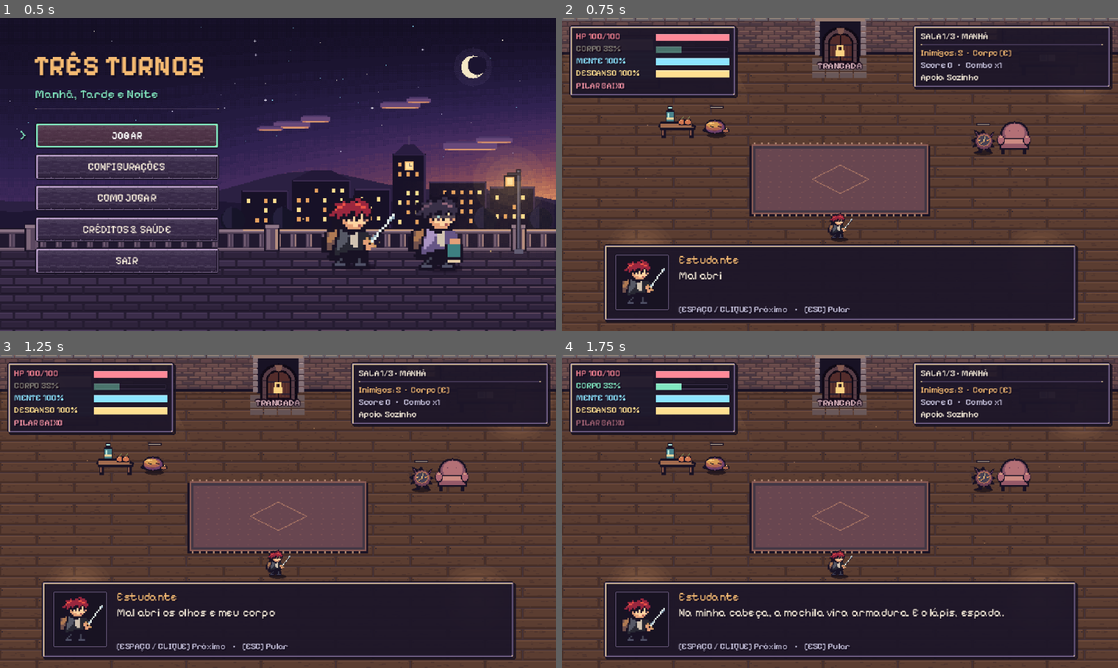
Above: before the commit, frames 1-4 (two rows, left to right).
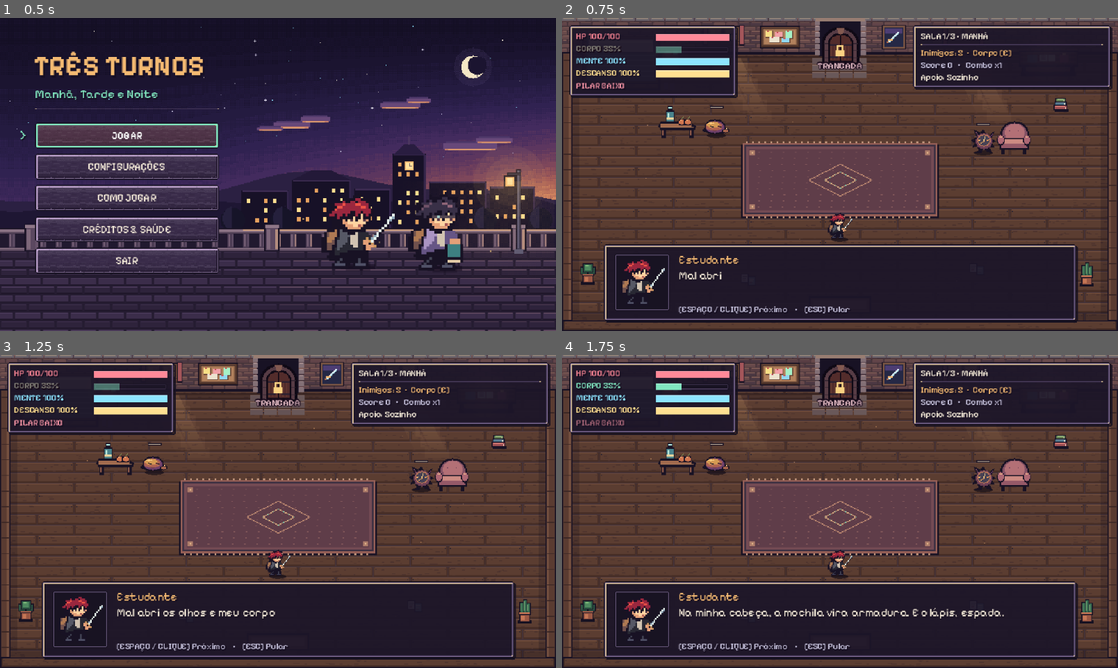
Above: after the commit, the same moments.

Repository: Honorato1337/sasi-game-jam-2026
Game: Godot game, scene res://scenes/levels/arena.tscn
Same seed, same stepped clock (60 frames per second), same inputs: the game is played once before the commit and once after it.
Inputs (mouse positions are in pixels of both pictures, inside the frame that each line leads up to):
- Up to frame 1 (0.5 s): no input
- Up to frame 2 (0.75 s): click "JOGAR" at 0.5 s
- Up to frame 3 (1.25 s): no input
- Up to frame 4 (1.75 s): tap Enter at 1.25 s; move the mouse to (962, 495) at 1.27 s; hold D (move_right) from 1.28 s (still down); tap Space (attack) at 1.35 s; click (962, 495) at 1.42 s

Frame 1 is identical in both runs. In frame 2, 5.7% of the frame differs, in the area x 0-100%, y 2-100%; in frame 3, 5.7%; in frame 4, 5.7%.

Commit message:
art: enrich all three room maps with storytelling props, framing, and live ambient lighting

Diff:
--- a/sasi-game-jam-2026/scenes/levels/arena.gd
+++ b/sasi-game-jam-2026/scenes/levels/arena.gd
@@ -448,8 +448,33 @@
 
 func _draw_atmosphere() -> void:
 	var tint: Color = ROOM_LIGHT[GameManager.room - 1]
-	for point: Vector2 in [Vector2(43, 52), Vector2(595, 60), Vector2(90, 275), Vector2(549, 282)]:
-		_draw_halo(point, 42.0, tint, 0.025)
+	var shimmer: float = 0.5 + 0.5 * sin(_ambient_time * 2.2)
+	match GameManager.room:
+		1:
+			for beam_x: float in [186.0, 462.0]:
+				_draw_sunbeam(beam_x, 46.0, 72.0, Color("#ffd38a"), 0.032 + shimmer * 0.015)
+			_draw_halo(Vector2(122, 42), 24.0, Color("#ffb970"), 0.025 + shimmer * 0.010)
+			_draw_halo(Vector2(558, 44), 32.0, Color("#ffd38a"), 0.026 + shimmer * 0.010)
+		2:
+			_draw_sunbeam(196.0, 46.0, 74.0, Color("#f2b872"), 0.026 + shimmer * 0.012)
+			for screen_pos: Vector2 in [
+				Vector2(44, 92), Vector2(44, 179), Vector2(596, 92), Vector2(596, 179),
+			]:
+				var screen_tint: Color = Color("#74e5ff") if screen_pos.x < 320.0 else Color("#ffcb80")
+				_draw_halo(screen_pos, 32.0, screen_tint, 0.028 + shimmer * 0.012)
+		3:
+			for step: int in range(6):
+				var frac: float = float(step) / 6.0
+				var width: float = 34.0 + frac * 14.0
+				var moon_color := Color(0.58, 0.74, 0.96, (1.0 - frac) * (0.045 + shimmer * 0.015))
+				_atmosphere.draw_rect(Rect2(320.0 - width * 0.5, 44.0 + frac * 70.0, width, 12.0), moon_color)
+			_draw_halo(Vector2(476, 22), 36.0, Color("#f8c170"), 0.038 + 0.015 * sin(_ambient_time * 5.0))
+			for idx: int in range(4):
+				var candle: Vector2 = [Vector2(30, 300), Vector2(600, 300), Vector2(30, 102), Vector2(600, 106)][idx]
+				var flicker: float = 0.032 + 0.014 * sin(_ambient_time * 7.0 + float(idx) * 1.7)
+				_draw_halo(candle, 28.0, Color("#ffbd6b"), flicker)
+			_draw_ley_pulses()
+
 	if _door.visible and _door_open:
 		_draw_halo(_door.position + Vector2(0, 14), 36.0, Color("#c9ff7a"),
 				0.045 + 0.014 * sin(_ambient_time * 4.0))
@@ -457,8 +482,37 @@
 		var phase: float = index * 2.39996
 		var drift: Vector2 = Vector2(sin(_ambient_time * 0.4 + phase) * 11.0,
 				cos(_ambient_time * 0.6 + phase) * 8.0)
-		tint.a = 0.20 + 0.12 * sin(_ambient_time * 1.2 + phase)
+		tint.a = 0.22 + 0.14 * sin(_ambient_time * 1.2 + phase)
 		_atmosphere.draw_rect(Rect2((_dust_origins[index] + drift).round(), Vector2.ONE), tint)
+
+
+func _draw_sunbeam(origin_x: float, start_y: float, length: float, color: Color, opacity: float) -> void:
+	for step: int in range(6):
+		var frac: float = float(step) / 6.0
+		var py: float = start_y + frac * length
+		var px: float = origin_x + frac * length * 0.45
+		color.a = opacity * (1.0 - frac * 0.55)
+		_atmosphere.draw_rect(Rect2(Vector2(px, py).round(), Vector2(28, 12)), color)
+
+
+func _draw_ley_pulses() -> void:
+	var center := Vector2(320, 175)
+	var conduits: Array = [
+		[Vector2(320, 116), GameManager.mind, Color("#8de5ff")],
+		[Vector2(158, 270), GameManager.body, Color("#80f1a8")],
+		[Vector2(482, 270), GameManager.rest, Color("#ffe091")],
+	]
+	for entry_idx: int in range(conduits.size()):
+		var entry: Array = conduits[entry_idx]
+		var anchor: Vector2 = entry[0] as Vector2
+		var value: float = float(entry[1])
+		var critical: bool = value < 40.0
+		var pulse_color: Color = Color("#ff435b") if critical else (entry[2] as Color)
+		for mote: int in range(3):
+			var phase: float = fposmod(_ambient_time * (0.95 if critical else 0.45) + float(mote) / 3.0 + float(entry_idx) * 0.2, 1.0)
+			var pos: Vector2 = anchor.lerp(center, phase).round()
+			pulse_color.a = sin(phase * PI) * (0.65 if critical else 0.35)
+			_atmosphere.draw_rect(Rect2(pos - Vector2.ONE, Vector2(2, 2)), pulse_color)
 
 
 func _draw_halo(point: Vector2, radius: float, color: Color, opacity: float) -> void:
--- a/sasi-game-jam-2026/tools/generate_32bit_art.gd
+++ b/sasi-game-jam-2026/tools/generate_32bit_art.gd
@@ -19,6 +19,12 @@
 	if "--title-only" in OS.get_cmdline_user_args():
 		draw_title_screen()
 		save("title_bg")
+		quit(1 if failed else 0)
+		return
+	if "--rooms-only" in OS.get_cmdline_user_args():
+		for shift in 3:
+			draw_room(shift)
+			save(["room_morning", "room_afternoon", "room_night"][shift])
 		quit(1 if failed else 0)
 		return
 	sheet("student_sheet", STUDENT)
@@ -409,53 +415,280 @@
 ................................................................................................................................................................
 ................................................................................................................................................................"""]
 
-func desk(x: int, y: int, monitor: bool) -> void:
+func desk(x: int, y: int, monitor: bool, glow_hex: String = "5dc2d1") -> void:
+	rect(x + 2, y + 24, 64, 5, "1c1528")
 	rect(x+3,y+16,5,12,INK)
 	rect(x+59,y+16,5,12,INK)
 	rect(x,y,68,18,INK)
 	for row in 3:
 		timber(x+1,y+1+row*5,66,5)
 	if monitor:
-		rect(x+21,y-10,26,17,INK)
-		rect(x+23,y-8,22,12,"435877")
-		rect(x+24,y-7,19,2,"7e9bab")
+		rect(x+19,y-11,30,19,INK)
+		rect(x+21,y-9,26,14,"2a3346")
+		rect(x+23,y-7,22,10,"344865")
+		rect(x+24,y-6,20,2,"7e9bab")
 		for i in 3:
-			rect(x+25,y-3+i*2,12-i*3,1,"8ab2b5")
-		rect(x+30,y+7,8,2,"343448")
+			rect(x+25,y-3+i*2,13-i*3,1,glow_hex)
+		rect(x+40,y-4,4,2,"f4ba72")
+		rect(x+30,y+7,8,3,"282838")
 		rect(x+23,y+11,22,3,"353746")
+		rect(x+48,y+10,8,5,"4f6d73")
+		rect(x+52,y+6,4,4,"d8be92")
+		rect(x+12,y+9,7,5,"9a4b52")
+		rect(x+13,y+10,4,2,"e6c9a8")
 	else:
-		rect(x+24,y+4,18,8,"c6ac8e")
-		rect(x+33,y+4,1,8,"7b6063")
+		rect(x+10,y+4,11,9,"4f6d73")
+		rect(x+24,y+4,18,8,"e5d4ba")
+		rect(x+33,y+4,1,8,"876868")
 		for i in 3:
 			rect(x+26,y+5+2*i,5,1,"887977")
+		rect(x+47,y+4,10,9,"9b4e52")
+		rect(x+50,y+2,4,3,"e7ba72")
 
 func bookcase(x: int, y: int) -> void:
 	rect(x,y,72,36,INK)
-	var spines := ["88515b","62617c","677c72","aa7958","675578"]
+	rect(x+2,y+2,68,32,"231826")
+	var spines := ["995762","626486","5d8678","bc8459","745a88","d4a367"]
 	for row in 2:
 		for i in 13:
-			var height := rng.randi_range(6,12)
+			var height := rng.randi_range(7,13)
 			var bx := x+4+i*5
 			var foot := y+15+row*16
-			rect(bx,foot-height,4,height,spines[rng.randi_range(0,4)])
-			rect(bx,foot-height+2,3,1,"b19581")
+			rect(bx,foot-height,4,height,spines[(i+row+rng.randi_range(0,2))%spines.size()])
+			rect(bx,foot-height+2,3,1,"d8c1a3")
 		timber(x+1,y+15+16*row,70,4)
 
 func rug(x: int, y: int, w: int, h: int) -> void:
 	rect(x-2,y+2,w+4,h,INK)
-	rect(x,y,w,h,"895a54")
-	rect(x+2,y+2,w-4,h-4,"423745")
-	rect(x+5,y+5,w-10,h-10,"684650")
-	for j in range(7,h-7,6):
-		for i in range(6,w-7,12):
-			rect(x+i+(j%4),y+j,2,1,"7d5254")
-	for i in range(3,w-3,8):
-		rect(x+i,y-2,2,2,"ac846e")
-		rect(x+i,y+h,2,2,"ac846e")
-	for i in range(-32,33):
-		var dy := 16-absi(i)/2
-		rect(x+w/2+i,y+h/2+dy,1,1,"ae7966")
-		rect(x+w/2+i,y+h/2-dy,1,1,"ae7966")
+	rect(x,y,w,h,"945e56")
+	rect(x+2,y+2,w-4,h-4,"3c3042")
+	rect(x+4,y+4,w-8,h-8,"744b54")
+	rect(x+7,y+7,w-14,h-14,"5f3d49")
+	for corner: Vector2i in [
+		Vector2i(x+8, y+8), Vector2i(x+w-14, y+8),
+		Vector2i(x+8, y+h-14), Vector2i(x+w-14, y+h-14),
+	]:
+		rect(corner.x, corner.y, 6, 6, "ac7b69")
+		rect(corner.x+2, corner.y+2, 2, 2, "deb287")
+	for j in range(10,h-10,7):
+		for i in range(16,w-16,14):
+			rect(x+i+(j%4),y+j,2,1,"85595b")
+	for i in range(4,w-4,7):
+		rect(x+i,y-2,2,2,"c4987e")
+		rect(x+i,y+h,2,2,"c4987e")
+	for i in range(-36,37):
+		var dy := 18-absi(i)/2
+		rect(x+w/2+i,y+h/2+dy,1,1,"c99276")
+		rect(x+w/2+i,y+h/2-dy,1,1,"c99276")
+	for i in range(-18,19):
+		var dy := 9-absi(i)/2
+		rect(x+w/2+i,y+h/2+dy,1,1,"81e6c0" if absi(i)%6 == 0 else "e3b584")
+		rect(x+w/2+i,y+h/2-dy,1,1,"81e6c0" if absi(i)%6 == 0 else "e3b584")
+
+func blend_pixel_tint(x: int, y: int, target: Color, amount: float) -> void:
+	if x < 0 or x >= 640 or y < 0 or y >= 360:
+		return
+	var current: Color = art.get_pixel(x, y)
+	var out: Color = current.lerp(target, amount)
+	out.a = 1.0
+	art.set_pixel(x, y, out)
+
+func blend_rect_tint(x: int, y: int, w: int, h: int, target: Color, amount: float) -> void:
+	var area := Rect2i(x, y, w, h).intersection(Rect2i(0, 0, 640, 360))
+	for py in range(area.position.y, area.end.y):
+		for px in range(area.position.x, area.end.x):
+			var out: Color = art.get_pixel(px, py).lerp(target, amount)
+			out.a = 1.0
+			art.set_pixel(px, py, out)
+
+func blend_radial_tint(cx: int, cy: int, radius: float, target: Color, max_amount: float) -> void:
+	var r := ceili(radius)
+	for py in range(maxi(0, cy - r), mini(360, cy + r + 1)):
+		for px in range(maxi(0, cx - r), mini(640, cx + r + 1)):
+			var d := sqrt(float((px - cx) * (px - cx) + (py - cy) * (py - cy)))
+			if d <= radius:
+				var q := floorf((1.0 - d / radius) * 4.0) / 4.0
+				blend_pixel_tint(px, py, target, q * max_amount)
+
+func potted_plant(x: int, y: int, tall: bool = false) -> void:
+	rect(x + 2, y + 17, 16, 4, "161121")
+	rect(x + 4, y + 8, 12, 11, INK)
+	rect(x + 3, y + 7, 14, 4, INK)
+	rect(x + 5, y + 11, 10, 7, "9a5743")
+	rect(x + 6, y + 12, 4, 5, "c57756")
+	rect(x + 4, y + 8, 12, 2, "c57756")
+	if tall:
+		for blade: Vector4i in [
+			Vector4i(5, -3, 3, 11), Vector4i(9, -6, 3, 14), Vector4i(13, -2, 3, 10),
+		]:
+			rect(x + blade.x - 1, y + blade.y - 1, blade.z + 2, blade.w, INK)
+			rect(x + blade.x, y + blade.y, blade.z, blade.w, "386c51")
+			rect(x + blade.x, y + blade.y + 1, 1, blade.w - 3, "6da672")
+	else:
+		for puff: Vector4i in [
+			Vector4i(2, 1, 7, 7), Vector4i(11, 1, 7, 7), Vector4i(5, -3, 10, 9),
+		]:
+			rect(x + puff.x - 1, y + puff.y - 1, puff.z + 2, puff.w + 2, INK)
+			rect(x + puff.x, y + puff.y, puff.z, puff.w, "2c5643")
+			rect(x + puff.x + 1, y + puff.y + 1, puff.z - 3, puff.w - 3, "4e895f")
+			rect(x + puff.x + 2, y + puff.y + 1, maxi(2, puff.z - 6), 2, "7bb677")
+
+func paper_scatter(x: int, y: int, seed_offset: int, crumpled: bool = false) -> void:
+	if crumpled:
+		rect(x, y, 6, 5, INK)
+		rect(x + 1, y + 1, 4, 3, "d8ceb8")
+		rect(x + 2, y + 2, 2, 1, "9e9289")
+		return
+	for idx in 2:
+		var px := x + idx * 8 + (seed_offset % 3)
+		var py := y + (idx % 2) * 3
+		rect(px, py, 9, 11, INK)
+		rect(px + 1, py + 1, 7, 9, "ede2cc" if idx == 0 else "79a9b5")
+		rect(px + 2, py + 3, 5, 1, "82767b" if idx == 0 else "faf0dd")
+		rect(px + 2, py + 5, 4, 1, "82767b" if idx == 0 else "faf0dd")
+		rect(px + 2, py + 7, 3, 1, "b8636b")
+
+func book_stack(x: int, y: int) -> void:
+	rect(x + 1, y + 11, 16, 3, "181224")
+	for layer: Array in [
+		[0, 6, 16, 6, "9b4e52", "df7e78"],
+		[1, 2, 14, 5, "4f738a", "8db6c7"],
+		[2, -2, 12, 5, "638054", "a0bd82"],
+	]:
+		var bx: int = x + int(layer[0])
+		var by: int = y + int(layer[1])
+		var bw: int = int(layer[2])
+		var bh: int = int(layer[3])
+		rect(bx, by, bw, bh, INK)
+		rect(bx + 1, by + 1, bw - 2, bh - 2, String(layer[4]))
+		rect(bx + 2, by + 1, bw - 5, 1, String(layer[5]))
+		rect(bx + bw - 3, by + 2, 1, bh - 3, "efe2cb")
+
+func corkboard(x: int, y: int) -> void:
+	rect(x, y, 46, 26, INK)
+	timber(x + 1, y + 1, 44, 24)
+	rect(x + 4, y + 4, 38, 18, "9b6e4e")
+	rect(x + 5, y + 5, 36, 16, "b2815d")
+	for note: Array in [
+		[6, 6, 9, 8, "f7df86"],
+		[17, 7, 10, 7, "f1a1a8"],
+		[29, 6, 9, 9, "a6f0c6"],
+		[11, 13, 12, 7, "ece3cf"],
+		[25, 14, 10, 6, "91d8f2"],
+	]:
+		var nx: int = x + int(note[0])
+		var ny: int = y + int(note[1])
+		rect(nx, ny, int(note[2]), int(note[3]), "694739")
+		rect(nx, ny, int(note[2]) - 1, int(note[3]) - 1, String(note[4]))
+		rect(nx + 2, ny, 2, 1, "c44653")
+
+func rpg_poster(x: int, y: int) -> void:
+	rect(x, y, 28, 28, INK)
+	rect(x + 1, y + 1, 26, 26, "7a5543")
+	rect(x + 3, y + 3, 22, 22, "252845")
+	rect(x + 4, y + 4, 20, 6, "4d3d73")
+	# Pequena espada heroica em pixel art no pôster.
+	for i in 11:
+		rect(x + 8 + i, y + 18 - i, 2, 2, "bcebf2")
+		rect(x + 8 + i, y + 18 - i, 1, 1, "ffffff")
+	rect(x + 7, y + 16, 6, 2, "f4ba72")
+	rect(x + 6, y + 19, 2, 2, "b36b4c")
+
+func whiteboard(x: int, y: int) -> void:
+	rect(x, y, 56, 27, INK)
+	rect(x + 1, y + 1, 54, 23, "6b7285")
+	rect(x + 3, y + 3, 50, 19, "e7e5dd")
+	rect(x + 3, y + 3, 50, 2, "f7f4ec")
+	rect(x + 6, y + 7, 14, 1, "4d7fa8")
+	rect(x + 6, y + 10, 10, 1, "4d7fa8")
+	rect(x + 6, y + 13, 18, 1, "4d7fa8")
+	# Gráfico vermelho de prazos no quadro branco.
+	rect(x + 28, y + 7, 1, 12, "5a6275")
+	rect(x + 28, y + 18, 20, 1, "5a6275")
+	for step in 8:
+		rect(x + 30 + step * 2, y + 17 - step, 2, 1, "c74957")
+	rect(x + 3, y + 23, 50, 2, "4a4e63")
+	rect(x + 8, y + 23, 5, 2, "c74957")
+	rect(x + 15, y + 23, 5, 2, "4d7fa8")
+
+func wall_clock(x: int, y: int, h_dx: int, h_dy: int) -> void:
+	rect(x, y, 16, 16, INK)
+	rect(x + 1, y + 1, 14, 14, "72544a")
+	rect(x + 3, y + 3, 10, 10, "f5ebd6")
+	rect(x + 7, y + 7, 2, 2, INK)
+	rect(x + 7, y + 4, 1, 4, "352e45")
+	rect(x + 7 + h_dx, y + 7 + h_dy, 2 if h_dx == 0 else absi(h_dx) + 1, 2 if h_dy == 0 else absi(h_dy) + 1, "b84a54")
+
+func candle_sconce(x: int, y: int) -> void:
+	rect(x, y + 7, 12, 6, INK)
+	rect(x + 1, y + 8, 10, 4, "5e5266")
+	rect(x + 3, y + 3, 3, 6, "e7dbc4")
+	rect(x + 7, y + 4, 3, 5, "d5c5ad")
+	rect(x + 4, y + 1, 1, 2, "ffe89c")
+	rect(x + 8, y + 2, 1, 2, "f4ba72")
+	blend_radial_tint(x + 6, y + 4, 24.0, Color("f4ba72"), 0.24)
+
+func pillar_dais(cx: int, cy: int, tint: Color, ring_hex: String) -> void:
+	for py in range(cy - 24, cy + 25):
+		for px in range(cx - 28, cx + 29):
+			var dx := float(px - cx)
+			var dy := float(py - cy) * 1.25
+			var d := sqrt(dx * dx + dy * dy)
+			if d <= 24.0 and d >= 21.0:
+				rect(px, py, 1, 1, "1d192b")
+			elif d < 21.0 and d >= 18.0:
+				rect(px, py, 1, 1, ring_hex)
+			elif d < 18.0:
+				blend_pixel_tint(px, py, tint, 0.20)
+	for tick in 8:
+		var a := TAU * tick / 8.0
+		rect(cx + roundi(cos(a) * 14.0), cy + roundi(sin(a) * 11.0), 2, 2, ring_hex)
+
+func ley_line(p1: Vector2i, p2: Vector2i, mid_hex: String, edge_hex: String) -> void:
+	var steps := maxi(absi(p2.x - p1.x), absi(p2.y - p1.y))
+	for i in range(0, steps + 1, 2):
+		var t := float(i) / float(maxi(1, steps))
+		var px := roundi(lerpf(float(p1.x), float(p2.x), t))
+		var py := roundi(lerpf(float(p1.y), float(p2.y), t))
+		rect(px - 1, py - 1, 3, 3, edge_hex)
+		rect(px, py, 1, 1, mid_hex if (i % 6 != 0) else "6b6588")
+
+func room_perimeter_walls(shift: int) -> void:
+	# Sombras suaves nas bordas internas para dar profundidade ao cômodo.
+	blend_rect_tint(12, 43, 616, 8, Color("100b19"), 0.24)
+	blend_rect_tint(12, 338, 616, 10, Color("100b19"), 0.26)
+	blend_rect_tint(12, 43, 8, 297, Color("100b19"), 0.20)
+	blend_rect_tint(620, 43, 8, 297, Color("100b19"), 0.20)
+	for wx in [0, 628]:
+		if shift == 0:
+			rect(wx, 40, 12, 308, INK)
+			rect(wx + 1, 41, 10, 306, "5a3b31")
+			rect(wx + (8 if wx == 0 else 2), 41, 2, 306, "755140")
+			for py in range(48, 344, 18):
+				rect(wx + 2, py, 8, 1, "382524")
+		elif shift == 1:
+			rect(wx, 40, 12, 308, INK)
+			masonry(wx + 1, 41, 10, 306, false)
+			rect(wx + (8 if wx == 0 else 2), 41, 2, 306, "4d7280")
+		else:
+			rect(wx, 40, 12, 308, INK)
+			rect(wx + 1, 41, 10, 306, "1d1d33")
+			for py in range(44, 344, 16):
+				rect(wx + 2, py, 8, 12, "292a46")
+				rect(wx + 3, py, 6, 1, "3b3d60")
+	rect(0, 348, 640, 12, INK)
+	if shift == 0:
+		timber(2, 349, 636, 10)
+	elif shift == 1:
+		rect(2, 349, 636, 10, "343546")
+		for sx in range(12, 630, 32):
+			rect(sx, 350, 28, 8, "444659")
+			rect(sx + 1, 350, 26, 1, "5c5f75")
+	else:
+		rect(2, 349, 636, 10, "18192b")
+		for sx in range(12, 630, 32):
+			rect(sx, 350, 28, 8, "24263d")
+			rect(sx + 1, 350, 26, 1, "353858")
 
 func draw_room(shift: int) -> void:
 	art = Image.create_empty(640,360,false,Image.FORMAT_RGBA8)
@@ -483,82 +716,179 @@
 	rect(0,39,640,4,INK)
 	for x in range(0,640,64):
 		timber(x,42,64,4)
-	# Moldura livre para a porta interativa.
-	rect(296,0,48,44,INK)
-	for side in [291,344]:
-		for y in range(2,40,7):
-			rect(side,y,6,6,"837076")
-			rect(side+1,y,4,1,"aa9191")
-	rect(292,0,57,4,"987d72")
+
+	if shift < 2:
+		# Moldura da porta norte para Manhã e Tarde.
+		rect(296,0,48,44,INK)
+		for side in [291,344]:
+			for y in range(2,40,7):
+				rect(side,y,6,6,"837076")
+				rect(side+1,y,4,1,"aa9191")
+		rect(292,0,57,4,"987d72")
+	else:
+		# Na Noite a porta norte não existe: vira janela gótica do dormitório sob o luar.
+		rect(295, 2, 50, 38, INK)
+		rect(298, 5, 44, 32, "191d36")
+		for sx in [304, 312, 326, 334]:
+			rect(sx, 8 + (sx % 7), 1, 1, "dcd6ea")
+		rect(300, 24, 14, 12, "121428")
+		rect(316, 20, 12, 16, "121428")
+		rect(330, 25, 10, 11, "121428")
+		rect(305, 28, 2, 2, "f4ba72")
+		rect(322, 26, 2, 2, "8de5ff")
+		rect(319, 5, 2, 32, "4a4464")
+		rect(298, 19, 44, 2, "4a4464")
+		rect(293, 37, 54, 4, "6d6487")
+
+	room_perimeter_walls(shift)
+
 	if shift == 0:
-		window(157)
-		window(465)
-		rug(218,145,204,81)
-		rect(25,20,88,61,INK)
-		for y in range(21,81,6):
-			timber(27,y,84,5)
-		rect(30,23,78,48,"384456")
-		rect(33,24,72,13,"c5afa0")
-		rect(34,25,70,2,"ead1ae")
-		rect(30,39,78,31,"45636a")
-		for y in range(41,70,6):
-			rect(32,y,74,2,"638084")
-		desk(526,38,false)
+		window(166)
+		window(442)
+		# Cortinas leves nas duas janelas matinais.
+		for wx in [166, 442]:
+			rect(wx - 4, 8, 6, 24, INK)
+			rect(wx + 38, 8, 6, 24, INK)
+			rect(wx - 3, 9, 4, 21, "a4565a")
+			rect(wx + 39, 9, 4, 21, "a4565a")
+		corkboard(228, 9)
+		rpg_poster(368, 8)
+		rug(208, 144, 224, 84)
+		# Tapete acolhedor próximo à entrada sul.
+		rect(284, 320, 72, 20, INK)
+		rect(286, 322, 68, 16, "7d4f4d")
+		rect(289, 325, 62, 10, "a66e63")
+		# Cama desfeita + criado-mudo com despertador + pantufas.
+		rect(23, 21, 90, 62, INK)
+		for y in range(22, 82, 6):
+			timber(25, y, 86, 5)
+		rect(28, 24, 80, 49, "384456")
+		rect(31, 25, 74, 14, "cfc0b2")
+		rect(32, 26, 72, 3, "efe0c9")
+		rect(28, 40, 80, 32, "45636a")
+		for y in range(42, 71, 6):
+			rect(30, y, 76, 2, "65858a")
+		rect(114, 40, 22, 20, INK)
+		timber(115, 41, 20, 18)
+		rect(118, 35, 8, 7, "b54854")
+		rect(120, 37, 4, 3, "faf0dd")
+		rect(128, 37, 5, 5, "81e6c0")
+		rect(117, 74, 5, 8, "5e4457")
+		rect(124, 75, 5, 8, "5e4457")
+		desk(526, 38, false)
+		book_stack(566, 94)
+		paper_scatter(468, 282, 1, false)
+		paper_scatter(204, 294, 2, false)
+		potted_plant(20, 286, false)
+		potted_plant(594, 288, true)
 	elif shift == 1:
-		for x in [16,97,185,377,463,549]:
-			bookcase(x,9)
-		for y in [91,178]:
-			desk(10,y,true)
-			desk(562,y,true)
-		window(263-48)
-		for i in 6:
-			rect(218+i*6,48+i*3,36-i*4,2,"776052")
+		for x in [18, 94, 378, 456, 538]:
+			bookcase(x, 9)
+		window(176)
+		whiteboard(228, 8)
+		wall_clock(354, 12, 2, 1)
+		# Brasão discreto do laboratório e trilha central em pedra polida.
+		for y in range(44, 130, 22):
+			blend_rect_tint(292, y, 56, 18, Color("6c7694"), 0.14)
+		blend_radial_tint(320, 194, 42.0, Color("5a6684"), 0.16)
+		for tick in 12:
+			var a := TAU * tick / 12.0
+			rect(320 + roundi(cos(a) * 32.0), 194 + roundi(sin(a) * 24.0), 2, 2, "525673")
+		# Cabos de rede/energia ligando as bancadas dos cantos.
+		for cy in [109, 196]:
+			rect(76, cy + 4, 18, 2, "1e1e30")
+			rect(92, cy + 2, 4, 4, "3d4059")
+			rect(93, cy + 3, 2, 2, "81e6c0")
+			rect(546, cy + 4, 18, 2, "1e1e30")
+			rect(544, cy + 2, 4, 4, "3d4059")
+			rect(545, cy + 3, 2, 2, "81e6c0")
+		for y in [91, 178]:
+			desk(10, y, true, "76dce8")
+			desk(562, y, true, "f4ba72")
+			blend_radial_tint(44, y + 10, 28.0, Color("5cd5e8"), 0.12)
+			blend_radial_tint(596, y + 10, 28.0, Color("f4ba72"), 0.12)
+		paper_scatter(236, 288, 3, false)
+		paper_scatter(414, 124, 4, false)
+		book_stack(404, 46)
+		potted_plant(22, 288, true)
+		potted_plant(592, 290, false)
 	else:
-		rect(80,5,72,31,INK)
-		rect(82,7,68,26,"252640")
-		for i in 23:
-			rect(rng.randi_range(83,148),rng.randi_range(8,31),1,1,"c4bfce")
-		for y in range(-7,8):
-			var half := roundi(sqrt(49-y*y))
-			rect(126-half,19+y,2*half+1,1,"ddcfb0")
-		for y in range(-5,6):
-			var half := roundi(sqrt(25-y*y))
-			rect(129-half,16+y,2*half+1,1,"252640")
-		rect(113,6,2,28,"574858")
-		desk(490,36,true)
-		rect(475,22,3,18,"967453")
+		# Janela noturna com lua + cortinas e relógio marcando 03h.
+		rect(78, 5, 76, 32, INK)
+		rect(80, 7, 72, 27, "1f213b")
+		for i in 24:
+			rect(rng.randi_range(82, 149), rng.randi_range(8, 31), 1, 1, "c4bfce")
+		for y in range(-7, 8):
+			var half := roundi(sqrt(49 - y * y))
+			rect(128 - half, 19 + y, 2 * half + 1, 1, "ddcfb0")
+		for y in range(-5, 6):
+			var half := roundi(sqrt(25 - y * y))
+			rect(131 - half, 16 + y, 2 * half + 1, 1, "1f213b")
+		rect(115, 6, 2, 29, "574858")
+		wall_clock(224, 12, 3, 0)
+		book_stack(376, 36)
+		book_stack(396, 38)
+		desk(490, 36, true, "988cff")
+		rect(475, 22, 3, 18, "967453")
 		for y in 10:
-			rect(470-y/3,14+y,12+2*(y/3),1,"d69b66" if y<8 else "f3c583")
-		for ring in [63,65,72]:
+			rect(470 - y / 3, 14 + y, 12 + 2 * (y / 3), 1, "d69b66" if y < 8 else "f3c583")
+		blend_radial_tint(476, 24, 38.0, Color("f4ba72"), 0.22)
+		# Base rúnica para os 3 Pilares e conexões até o selo central do Burnout.
+		ley_line(Vector2i(320, 175), Vector2i(320, 116), "547994", "2a314c")
+		ley_line(Vector2i(320, 175), Vector2i(158, 270), "4f7c66", "283344")
+		ley_line(Vector2i(320, 175), Vector2i(482, 270), "8b724d", "362c3d")
+		pillar_dais(320, 116, Color("5ec8e8"), "5b84a6")
+		pillar_dais(158, 270, Color("6bd994"), "548a6b")
+		pillar_dais(482, 270, Color("f4ba72"), "997b52")
+		# Selo rúnico central onde o Burnout surge.
+		blend_radial_tint(320, 178, 56.0, Color("141024"), 0.25)
+		for ring in [54, 63, 65, 72]:
 			for degree in 720:
-				var a := deg_to_rad(degree*0.5)
-				rect(320+roundi(cos(a)*ring),197+roundi(sin(a)*ring*0.64),1,1,"66617b" if ring==65 else "4c4966")
+				var a := deg_to_rad(degree * 0.5)
+				rect(320 + roundi(cos(a) * ring), 178 + roundi(sin(a) * ring * 0.64),
+						1, 1, "70678c" if ring == 65 else "454160")
 		for i in 12:
-			var a := TAU*i/12.0
-			var x := 320+roundi(cos(a)*57)
-			var y := 197+roundi(sin(a)*35)
-			rect(x,y,1,5,"90809b")
-			rect(x+1,y+1,2,1,"786988")
-			rect(x+3,y-1,1,3,"786988")
-
-	# Faixas de luz em degraus de pixels, com cores limitadas à paleta.
+			var a := TAU * i / 12.0
+			var x := 320 + roundi(cos(a) * 57)
+			var y := 178 + roundi(sin(a) * 35)
+			rect(x, y, 1, 5, "9683a3")
+			rect(x + 1, y + 1, 2, 1, "786988")
+			rect(x + 3, y - 1, 1, 3, "786988")
+		# Velas e papéis amassados da madrugada.
+		for candle_pos: Vector2i in [
+			Vector2i(24, 298), Vector2i(596, 298), Vector2i(24, 98), Vector2i(596, 102),
+		]:
+			candle_sconce(candle_pos.x, candle_pos.y)
+		paper_scatter(110, 298, 5, true)
+		paper_scatter(526, 296, 6, true)
+
+	# Feixes de luz das janelas com mistura 100% opaca.
 	if shift < 2:
-		var origin: int = 158 if shift == 0 else 217
-		for y in range(46,100):
-			var depth := y-46
-			for x in range(origin+depth/2,origin+depth/2+36):
-				if (x-origin-depth/2)%18 < 2 or depth in [18,19]:
-					continue
-				var pixel := art.get_pixel(x,y)
-				var amount := (3-depth/18)*0.045
-				art.set_pixel(x,y,pixel.lerp(Color("dda26c"),amount))
+		var origins: Array = [168, 444] if shift == 0 else [178]
+		for origin: int in origins:
+			for y in range(46, 118):
+				var depth := y - 46
+				for x in range(origin + depth / 2, origin + depth / 2 + 38):
+					if (x - origin - depth / 2) % 19 < 2 or depth in [20, 21]:
+						continue
+					var amount := (1.0 - float(depth) / 72.0) * (0.14 if shift == 0 else 0.11)
+					blend_pixel_tint(x, y, Color("f2ba77"), amount)
+	else:
+		# Luar descendo pela janela norte até o Pilar Mente.
+		for y in range(44, 114):
+			var depth := y - 44
+			for x in range(300 - depth / 6, 340 + depth / 6):
+				if ((x + y) & 1) == 0:
+					var amount := (1.0 - float(depth) / 76.0) * 0.14
+					blend_pixel_tint(x, y, Color("92b9f0"), amount)
+
 	if shift == 0:
 		for row in 3:
 			for col in 4:
-				var x := 288+col*16
-				var y := 46+row*8
-				rect(x,y,15,7,"695859" if (row+col)%2 else "645254")
-				rect(x,y,14,1,"7f6761")
+				var x := 288 + col * 16
+				var y := 46 + row * 8
+				rect(x, y, 15, 7, "695859" if (row + col) % 2 else "645254")
+				rect(x, y, 14, 1, "7f6761")
 
 
 func draw_title_screen() -> void:
Binary file changed: sasi-game-jam-2026/assets/sprites/room_afternoon.png
Binary file changed: sasi-game-jam-2026/assets/sprites/room_morning.png
Binary file changed: sasi-game-jam-2026/assets/sprites/room_night.png
Not shown, changed: CREDITS_AND_AI.md
Not shown, changed: TASKS.md
